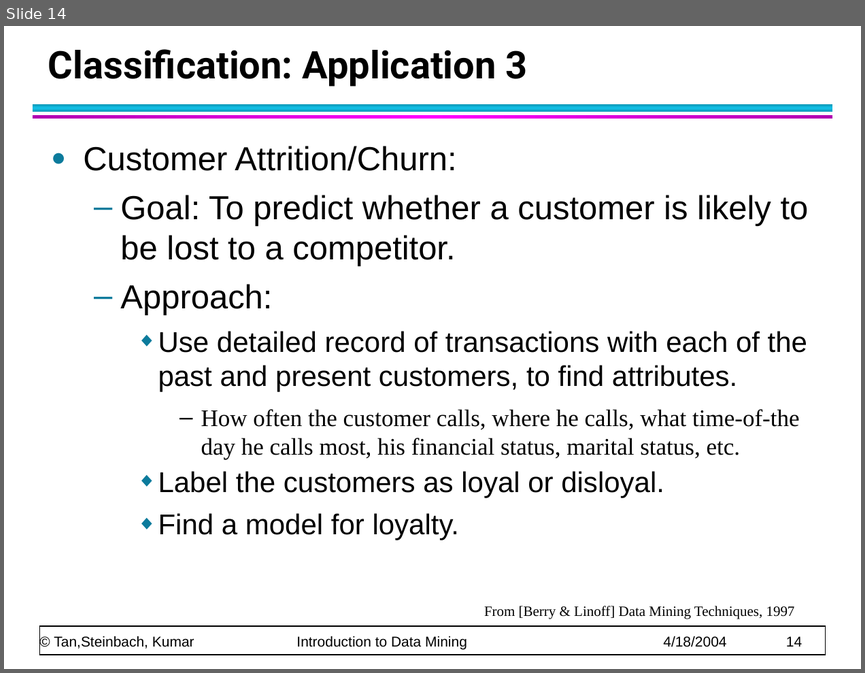
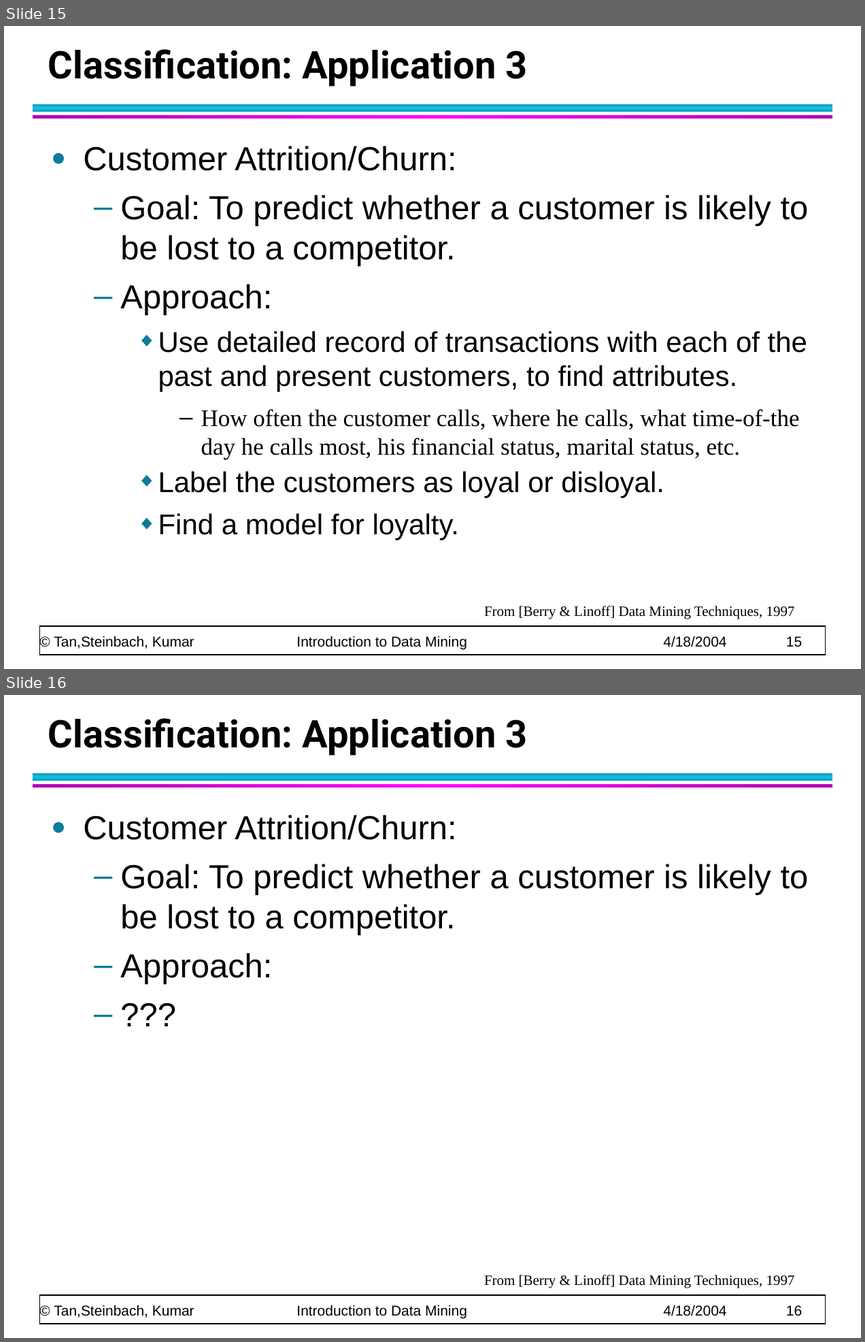
Before and after one commit to CMPT300/CMPT300.github.io, a slide deck: handouts/introduction/chap1_intro.ppt. Shown one above the other, each under a label of ours: slide 14 before the commit, slides 15 and 16 after it. The pictures are 865x673 and 865x1342 pixels, drawn with LibreOffice and Linux fonts; fonts in the diff are those of the drawing. Boxes give left, top, right and bottom in pixels: in the first picture for what was removed or moved away, otherwise in the second. Text is boxed around its words. In the diff, an @@ line names an element or a change of style, - is before the commit and + after.

```diff
--- a/handouts/introduction/chap1_intro.ppt
+++ b/handouts/introduction/chap1_intro.ppt
@@ slide 16 added at <box>4,695,861,1338</box>, background #FFFFFF; not listed: 4 template elements that a slide beside it also shows @@
@@ title added at <box>48,718,528,756</box>, 32 pt, text #000000, bold @@
+Classification: Application 3
@@ text added at <box>83,815,808,984</box>, 28 pt, text #000000 @@
+● Customer Attrition/Churn:
+  – Goal: To predict whether a customer is likely to be lost to a competitor.
+  – Approach:
+  – ???
@@ text added at <box>484,1274,795,1288</box>, 12 pt, text #000000 @@
+From [Berry & Linoff] Data Mining Techniques, 1997
@@ what was slide 14 is now slide 15 @@
@@ text at <box>54,635,802,650</box>: text changed @@
-© Tan,Steinbach, Kumar Introduction to Data Mining 4/18/2004 14
+© Tan,Steinbach, Kumar Introduction to Data Mining 4/18/2004 15
```
Also in this commit, not shown: 29 other slides changed, 5 other slides added, 1 slide removed.
